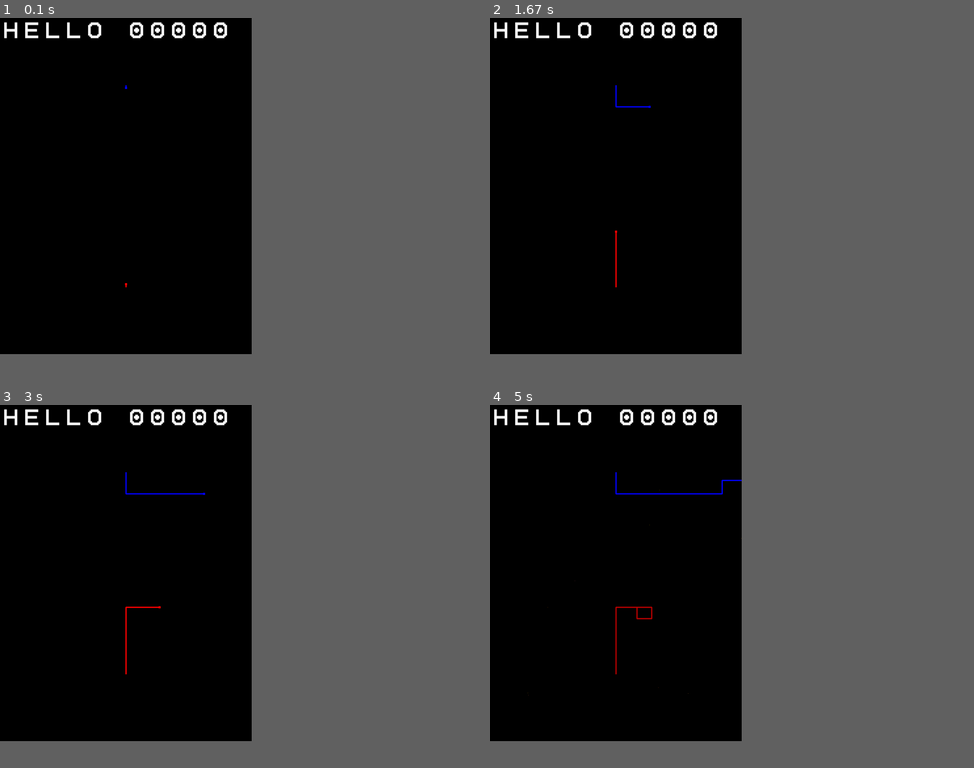
Above: before the commit, frames 1-4 (two rows, left to right).
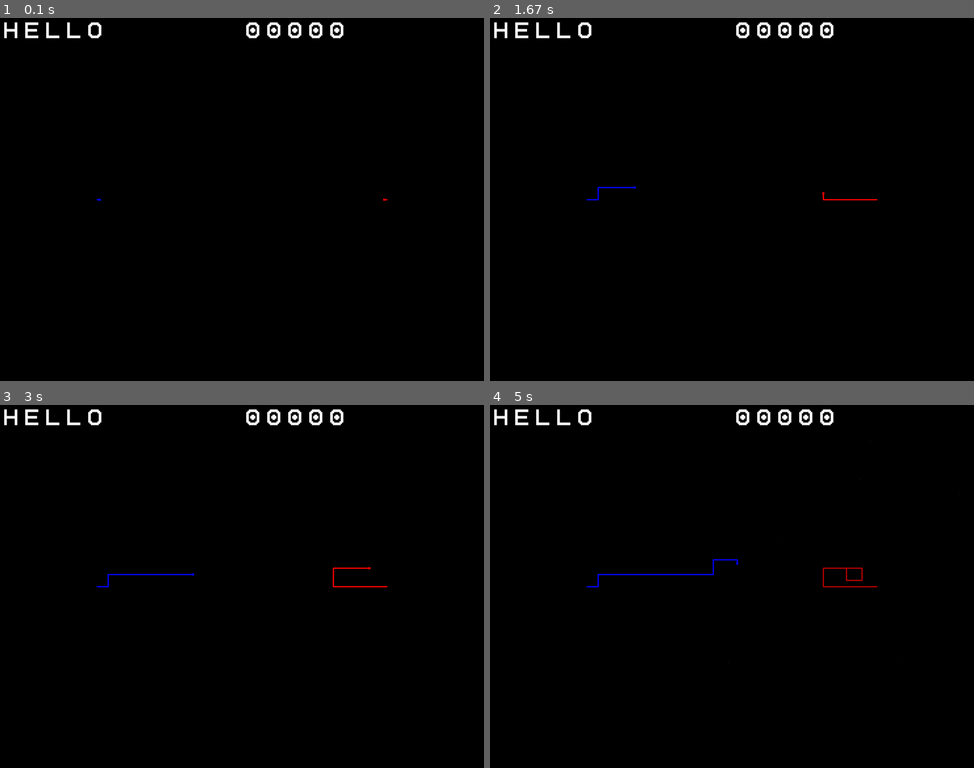
Above: after the commit, the same moments.

Repository: Paulyplops/pygame-test
Game: pygame game, started from oscar-tron.py
The game is run twice, just before and just after one commit, with the same random seed, the same clock (stepped at 60 frames per second) and the same inputs.
Inputs:
- Up to frame 1 (0.1 s): no input
- Up to frame 2 (1.67 s): tap W at 0.33 s; tap D at 0.67 s; hold Up from 1.5 s (still down)
- Up to frame 3 (3 s): release Up at 1.97 s; hold Right 2-2.47 s
- Up to frame 4 (5 s): hold Down 3.07-3.37 s; hold Left 3.4-3.8 s; hold A 3.4-3.8 s; hold Up 3.83-4.2 s; hold W 3.83-4.2 s; hold D 4.23-4.87 s; hold S from 4.9 s (still down)
In our replay, the window is 468x625 before the commit and 900x675 after it. These sizes can differ from the game's own. Grey fills any space a smaller window leaves; there, only what the larger window draws over its background counts as a difference.

The runs differ from the first frame. In frame 1, 1.0% of the frame differs, in the area x 7-81%, y 1-75%; in frame 2, 1.2%; in frame 3, 1.4%; in frame 4, 1.6%, in the area x 7-99%, y 1-80%.

Commit message:
Changing screen size.

Diff:
--- a/oscar-tron.py
+++ b/oscar-tron.py
@@ -5,8 +5,8 @@
 import random
 import math
 
-SCREEN_WIDTH = 600
-SCREEN_HEIGHT = 800
+SCREEN_WIDTH = 1152
+SCREEN_HEIGHT = 864
 SCREEN_TITLE = "Tron"
 DEADZONE = 0.1
 BLACK = 0, 0, 0
@@ -137,8 +137,8 @@
         self.particles = []
 
         self.players = [
-                    Player( [pygame.K_a,pygame.K_d,pygame.K_w,pygame.K_s], [width*0.5, height*0.2], [0,self.speed], (0,0,255) ),
-                    Player( [pygame.K_LEFT, pygame.K_RIGHT, pygame.K_UP, pygame.K_DOWN ], [width*0.5,height*0.8], [0,-self.speed], (255,0,0) )
+                    Player( [pygame.K_a,pygame.K_d,pygame.K_w,pygame.K_s], [width*0.2, height*0.5], [self.speed,0], (0,0,255) ),
+                    Player( [pygame.K_LEFT, pygame.K_RIGHT, pygame.K_UP, pygame.K_DOWN ], [width*0.8,height*0.5], [-self.speed,0], (255,0,0) )
             ]
 
         self.lookup = { pygame.joystick.Joystick(x).get_instance_id() : self.players[x]  for x in range(pygame.joystick.get_count()) }
@@ -260,11 +260,11 @@
 
         if fullscreen:
             info = pygame.display.Info()
-            self.screen = pygame.display.set_mode((0,0), pygame.FULLSCREEN)
+            self.screen = pygame.display.set_mode((0,0), pygame.FULLSCREEN | pygame.DOUBLEBUF)
             self.screen_width, self.screen_height = info.current_w, info.current_h
         else:
             self.screen_width, self.screen_height = SCREEN_WIDTH, SCREEN_HEIGHT
-            self.screen = pygame.display.set_mode((SCREEN_WIDTH,SCREEN_HEIGHT))
+            self.screen = pygame.display.set_mode((SCREEN_WIDTH,SCREEN_HEIGHT), pygame.DOUBLEBUF)
 
         if rotate:
             self.width = self.screen_height
